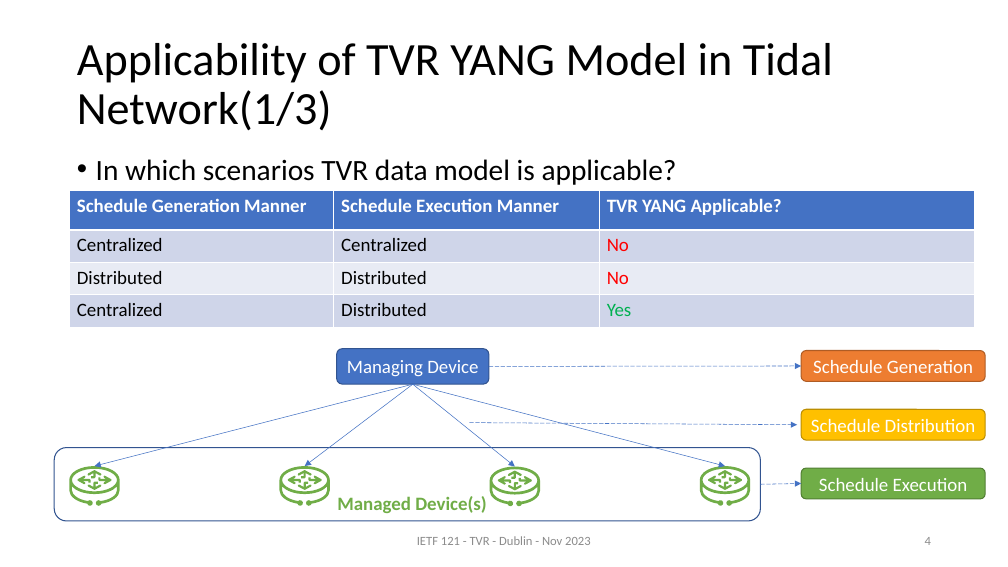
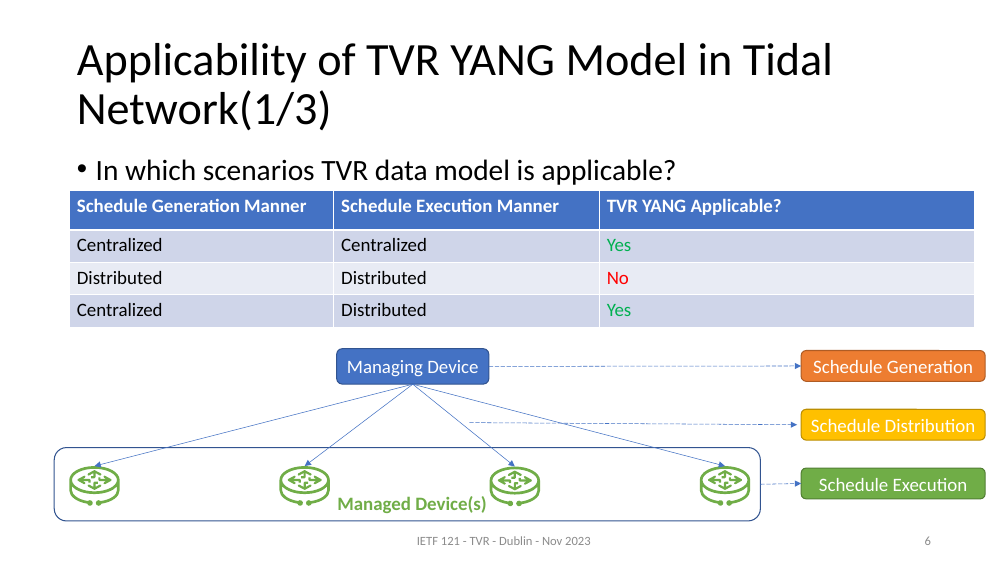
Before and after one commit to zhangli-abcd/TVR-Applicability, a slide deck: slide 6 of slides-121-tvr-applicability-statement v01.pptx (slide 4 before the commit). Drawn at 1008x567 pixels with LibreOffice and Linux fonts; fonts in the diff are those of the drawing. Boxes give left, top, right and bottom in pixels: in the first picture for what was removed or moved away, otherwise in the second. Text is boxed around its words. In the diff, an @@ line names an element or a change of style, - is before the commit and + after.

```diff
--- a/slides-121-tvr-applicability-statement v01.pptx
+++ b/slides-121-tvr-applicability-statement v01.pptx
@@ table at [70, 191, 975, 327] @@
-row 2, column 3: No
+row 2, column 3: Yes
@@ page number at [925, 536, 931, 545]: text changed @@
-4
+6
```
Also in this commit, not shown: 11 other slides changed, 2 slides added.
